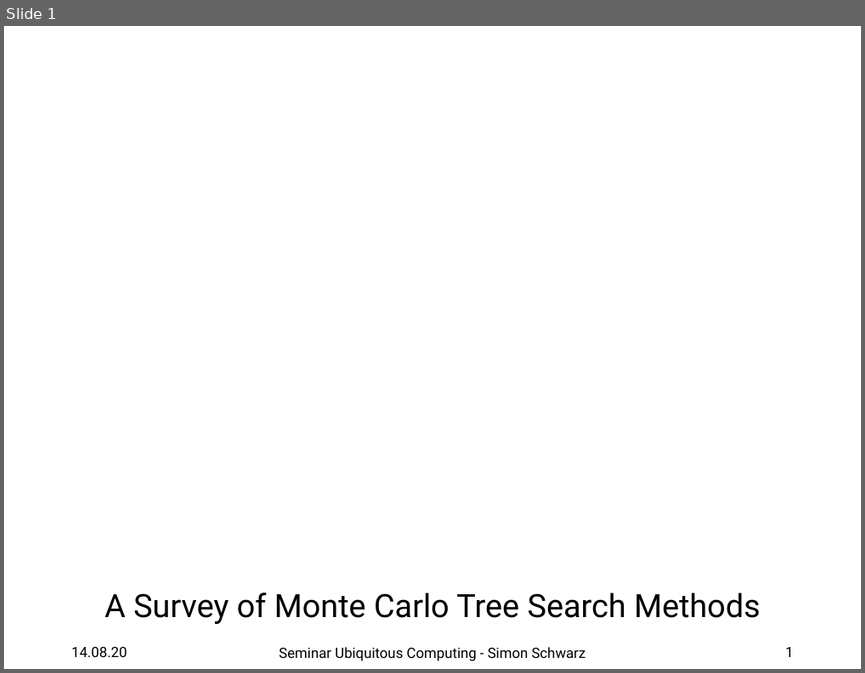
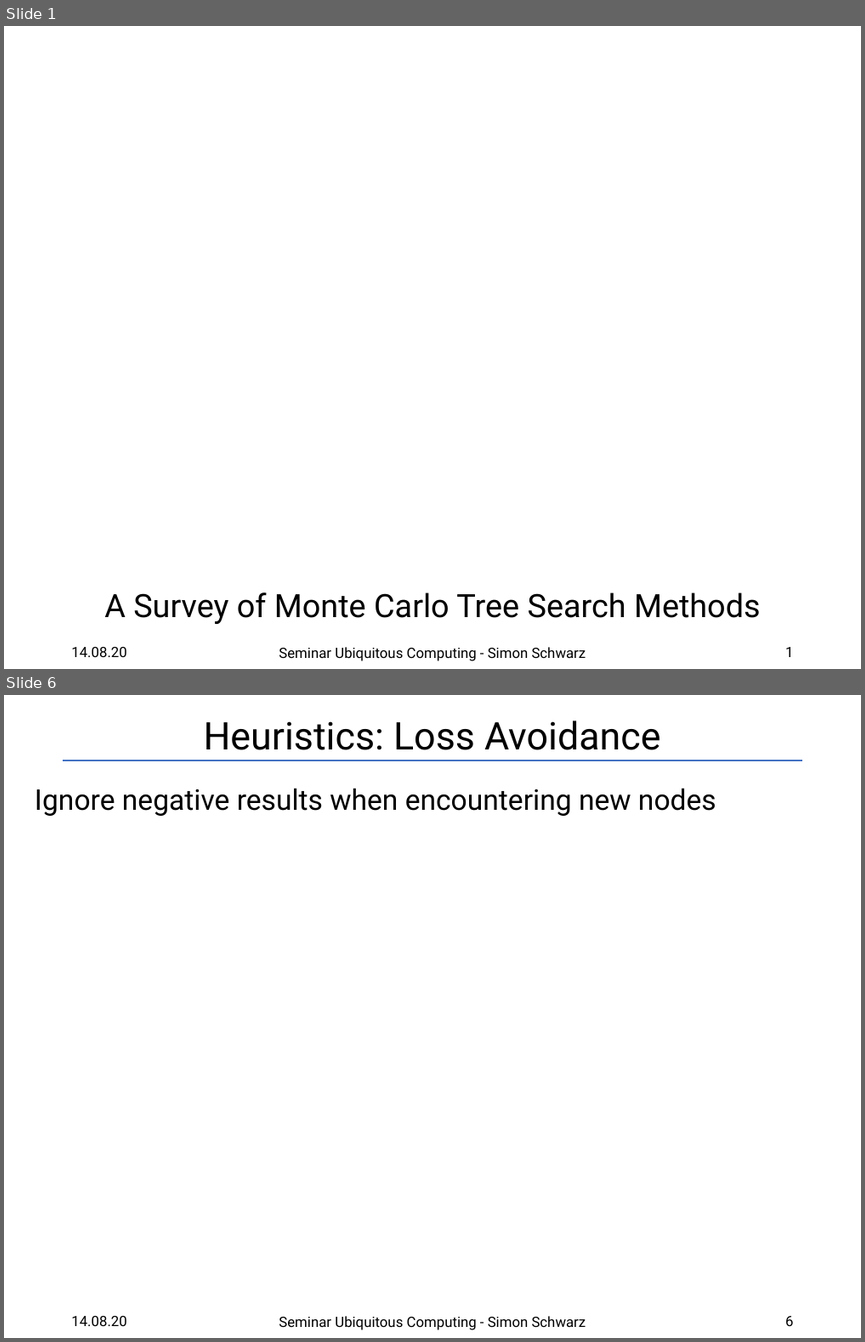
Before and after one commit to SRSchwarz/MCTS-Survey, a slide deck: slides/presentation.pptx. Shown one above the other, each under a label of ours: slide 1 before the commit, slides 1 and 6 after it; the slides between them are not shown. The pictures are 865x673 and 865x1342 pixels, drawn with LibreOffice and Linux fonts; fonts in the diff are those of the drawing; background and template pictures are left out. Boxes give left, top, right and bottom in pixels: in the first picture for what was removed or moved away, otherwise in the second. Text is boxed around its words. In the diff, an @@ line names an element or a change of style, - is before the commit and + after.

```diff
--- a/slides/presentation.pptx
+++ b/slides/presentation.pptx
@@ slide 6 added at <box>4,695,861,1338</box>, background #FFFFFF @@
@@ title added at <box>204,721,661,750</box>, 32 pt, text #000000 @@
+Heuristics: Loss Avoidance
@@ line added from (64, 761) to (801, 761), #4472C4 1.5 pt @@
@@ text added at <box>35,788,716,816</box>, 24 pt, text #000000 @@
+Ignore negative results when encountering new nodes
@@ text added at <box>71,1315,126,1326</box>, 12 pt, text #000000 @@
+14.08.20
@@ text added at <box>279,1315,586,1330</box>, 12 pt, text #000000 @@
+Seminar Ubiquitous Computing - Simon Schwarz
@@ page number added at <box>785,1315,793,1326</box>, 12 pt, text #000000 @@
+6
```
Also in this commit, not shown: 8 slides changed, 6 other slides added, 3 other files.
